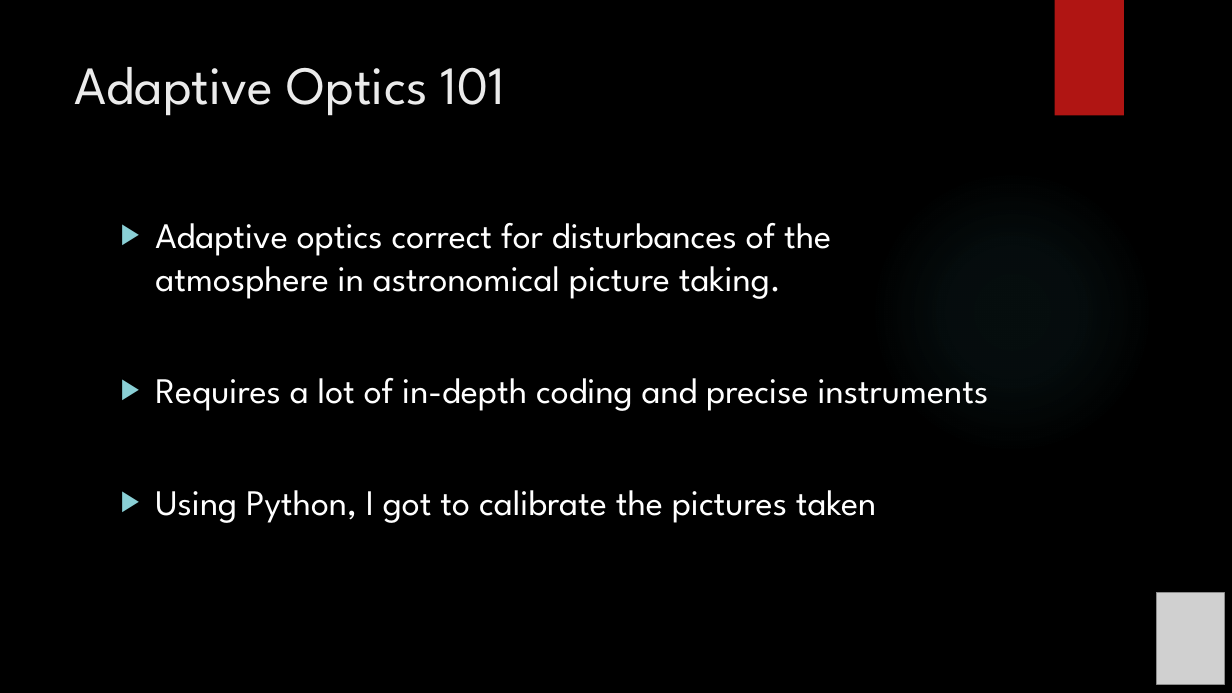
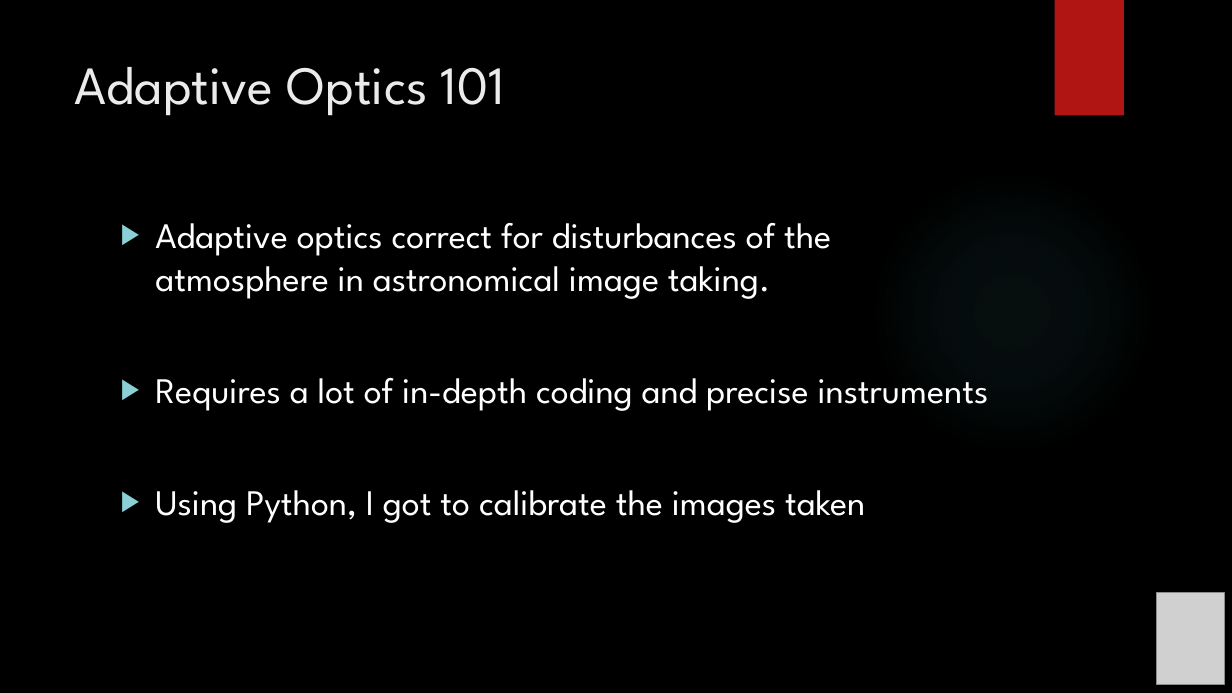
Before and after one commit to exoworlds/clio2016-2017, a slide deck: slide 2 of notes/symposium_presentation.pptx. Drawn at 1232x693 pixels with LibreOffice and Linux fonts; fonts in the diff are those of the drawing; grey boxes stand for pictures; background and template pictures are left out. Boxes give left, top, right and bottom in pixels: in the first picture for what was removed or moved away, otherwise in the second. Text is boxed around its words. In the diff, an @@ line names an element or a change of style, - is before the commit and + after.

```diff
--- a/notes/symposium_presentation.pptx
+++ b/notes/symposium_presentation.pptx
@@ text at <box>155,223,831,299</box>: text changed @@
-▶ Adaptive optics correct for disturbances of the atmosphere in astronomical picture taking.
+▶ Adaptive optics correct for disturbances of the atmosphere in astronomical image taking.
@@ text at <box>155,490,865,523</box>: text changed @@
-▶ Using Python, I got to calibrate the pictures taken
+▶ Using Python, I got to calibrate the images taken
```
Also in this commit, not shown: 5 other slides changed, 1 other file.
